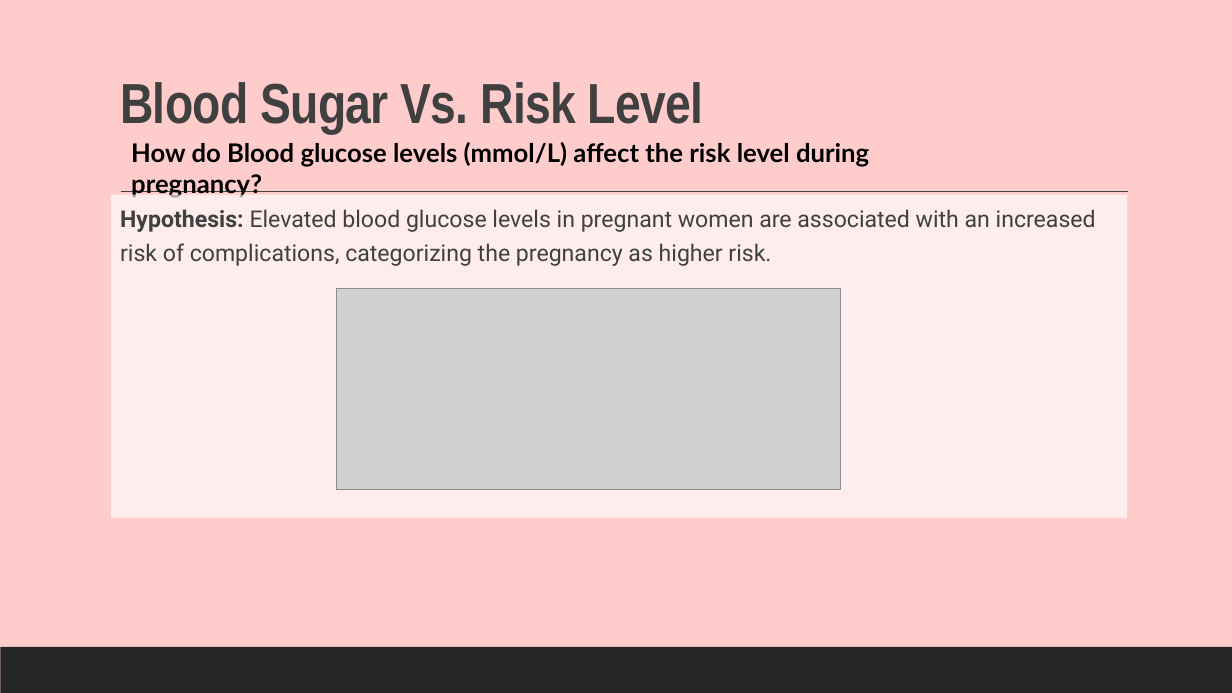
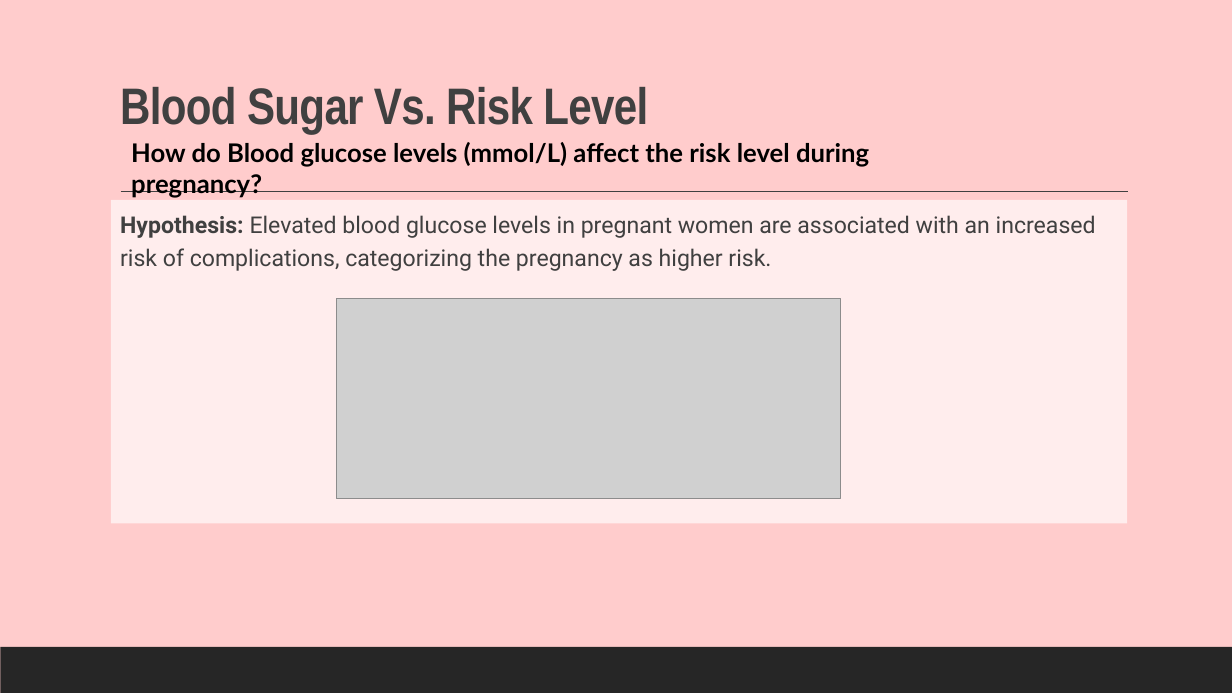
Before and after one commit to larissarmourap/Project1group3, a slide deck: slide 6 of Predictors of Pregnancy Risk Powerpoint.pptx. Drawn at 1232x693 pixels with LibreOffice and Linux fonts; fonts in the diff are those of the drawing; grey boxes stand for pictures. Boxes give left, top, right and bottom in pixels: in the first picture for what was removed or moved away, otherwise in the second. Text is boxed around its words. In the diff, an @@ line names an element or a change of style, - is before the commit and + after.

```diff
--- a/Predictors of Pregnancy Risk Powerpoint.pptx
+++ b/Predictors of Pregnancy Risk Powerpoint.pptx
@@ title "Blood Sugar Vs. Risk Level" at [120, 87, 648, 135]: size 44 to 40 pt @@
@@ text "Hypothesis: Elevated blood glucose levels ...": place and size @@
-text "Hypothesis: Elevated blood glucose levels ..." at [111, 195, 1128, 518]
+text "Hypothesis: Elevated blood glucose levels ..." at [111, 200, 1128, 523]
@@ picture: place and size @@
-picture at [336, 288, 841, 489]
+picture at [336, 299, 841, 499]
```
Also in this commit, not shown: 6 other slides changed, 2 other files.
